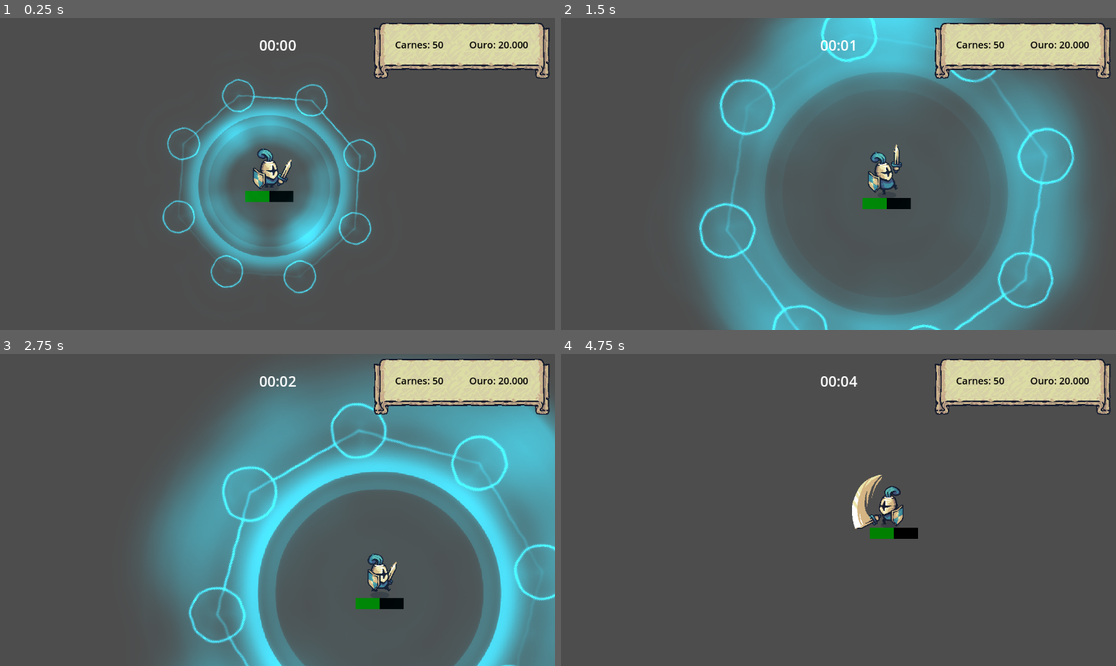
Above: before the commit, frames 1-4 (two rows, left to right).
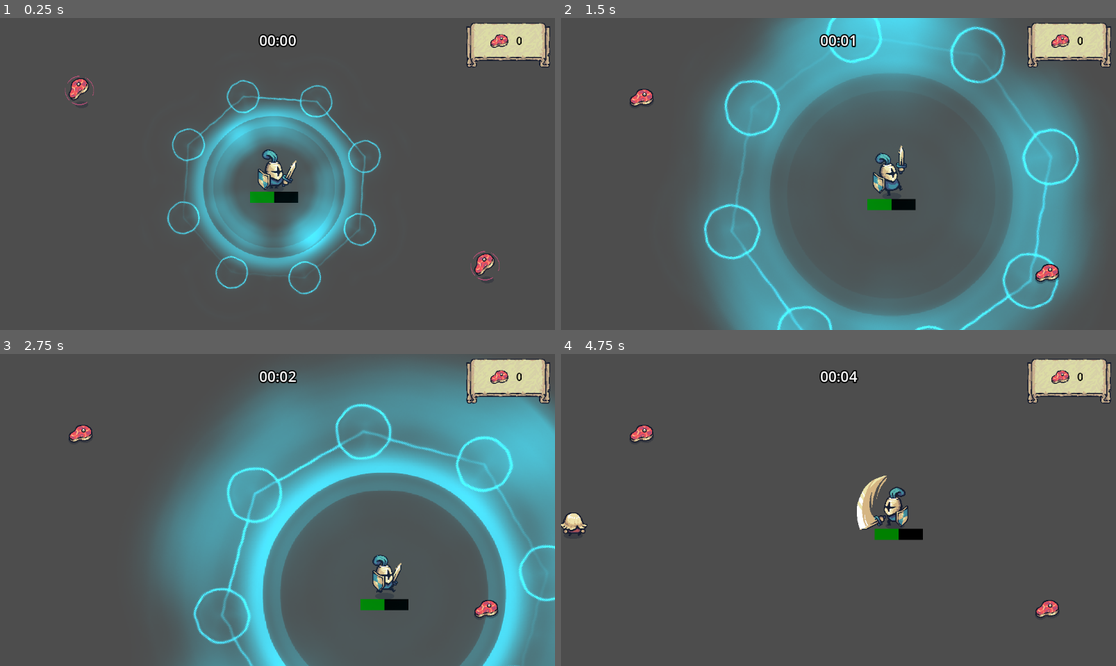
Above: after the commit, the same moments.

Repository: PabloValentin94/Knight_Game
Game: Godot game, scene res://unitary_tests/test_mob_spawner.tscn
Same seed, same stepped clock (60 frames per second), same inputs: the game is played once before the commit and once after it. Before the commit the project starts from res://unitary_tests/test_ui.tscn.
Inputs:
- Up to frame 1 (0.25 s): no input
- Up to frame 2 (1.5 s): hold D (Move_to_Right) 0.53-1.28 s; tap E (Attack) at 0.6, 1.35 s; hold S (Move_to_Down) from 1.28 s (still down)
- Up to frame 3 (2.75 s): release S (Move_to_Down) at 2.03 s; hold D (Move_to_Right) from 2.03 s (still down); tap E (Attack) at 2.1 s
- Up to frame 4 (4.75 s): release D (Move_to_Right) at 2.78 s; hold W (Move_to_Up) 2.78-3.53 s; tap E (Attack) at 2.85, 3.6, 4.35 s; hold A (Move_to_Left) from 3.53 s (still down)

The runs differ from the first frame. In frame 1, 10% of the frame differs, in the area x 11-100%, y 1-89%; in frame 2, 10%; in frame 3, 11%, in the area x 12-100%, y 1-100%; in frame 4, 5.8%.

Commit message:
Adicionando um contador de itens (Carne) coletados a interface de usuário.

Diff:
--- a/global.gd
+++ b/global.gd
@@ -3,4 +3,6 @@
 
 extends Node
 
+var player: Player
+
 var coordenadas_player: Vector2 = Vector2(0,0)
--- a/objects/player/items/life_regenerator.gd
+++ b/objects/player/items/life_regenerator.gd
@@ -3,6 +3,9 @@
 @export var taxa_regeneracao: int = 5
 
 func _ready() -> void:
+
+	# Fazendo com que a função "Invaded_Area" seja executada toda vez
+	# que o evento "Area2D.body_entered" ocorrer.
 
 	$Area_Surgimento.body_entered.connect(Invaded_Area)
 
@@ -14,4 +17,7 @@
 
 		player.Heal(taxa_regeneracao)
 
+		# player.Meat_Collected.emit(taxa_regeneracao)
+		player.Meat_Collected.emit()
+
 		queue_free()
--- a/objects/player/player.gd
+++ b/objects/player/player.gd
@@ -54,11 +54,19 @@
 
 @onready var quadro_animacoes: AnimationPlayer = $Animacoes
 
+# Um Signal é um recurso parecido com uma função e que possui alcance
+# global, ou seja, está disponível em todo o projeto.
+
+# signal Meat_Collected(valor_restaurado_vida: int)
+signal Meat_Collected()
+
 func _ready() -> void:
 
 	barra_vida.max_value = vida_maxima_player
 
 	barra_vida.value = vida_player
+
+	Global.player = self
 
 func _process(delta: float) -> void:
 
@@ -264,6 +272,8 @@
 
 	vida_player += regeneracao
 
+	barra_vida.value += regeneracao
+
 	if vida_player > vida_maxima_player:
 
 		vida_player = vida_maxima_player
--- a/project.godot
+++ b/project.godot
@@ -11,7 +11,7 @@
 [application]
 
 config/name="Knight_Game"
-run/main_scene="res://unitary_tests/test_ui.tscn"
+run/main_scene="res://unitary_tests/test_mob_spawner.tscn"
 config/features=PackedStringArray("4.2", "Forward Plus")
 config/icon="res://icon.svg"
 
--- a/ui/ui.gd
+++ b/ui/ui.gd
@@ -2,7 +2,18 @@
 
 @onready var temporizador: Label = %Temporizador
 
+@onready var ui_quantidade_carne: Label = %Quantidade_Carne
+
+@export var quantidade_carne: int = 0
+
 var tempo_segundos_nao_arredondado: float = 0
+
+func _ready() -> void:
+
+	# Fazendo com que a função "Invaded_Area" seja executada toda vez
+	# que o evento "Area2D.body_entered" ocorrer.
+
+	Global.player.Meat_Collected.connect(Add_Meat)
 
 func _process(delta: float) -> void:
 
@@ -25,3 +36,10 @@
 	# Definindo uma propriedade de texto com um valor formatado.
 
 	temporizador.text = "%02d:%02d" % [minutos, segundos]
+
+# func Add_Meat(valor_regenerado_vida: int) -> void:
+func Add_Meat() -> void:
+
+	quantidade_carne += 1
+
+	ui_quantidade_carne.text = str(quantidade_carne)
--- a/ui/ui.tscn
+++ b/ui/ui.tscn
@@ -1,10 +1,18 @@
-[gd_scene load_steps=6 format=3 uid="uid://snihbqh4sbl3"]
+[gd_scene load_steps=10 format=3 uid="uid://snihbqh4sbl3"]
 
 [ext_resource type="Script" path="res://ui/ui.gd" id="1_1ro6i"]
 [ext_resource type="Texture2D" uid="uid://5ihmkouv1k68" path="res://assets/addons/Tiny_Swords/UI/Banners/Banner_Horizontal.png" id="1_bb1tw"]
+[ext_resource type="Texture2D" uid="uid://dnca7ylw2s1wc" path="res://assets/addons/Tiny_Swords/Resources/Resources/M_Idle_(NoShadow).png" id="3_n58yw"]
+
+[sub_resource type="SystemFont" id="SystemFont_gqf1u"]
+font_names = PackedStringArray("Impact")
+subpixel_positioning = 0
 
 [sub_resource type="LabelSettings" id="LabelSettings_tks44"]
+font = SubResource("SystemFont_gqf1u")
 font_size = 30
+outline_size = 10
+outline_color = Color(0, 0, 0, 1)
 
 [sub_resource type="StyleBoxTexture" id="StyleBoxTexture_wsd5j"]
 texture = ExtResource("1_bb1tw")
@@ -16,9 +24,18 @@
 axis_stretch_vertical = 1
 region_rect = Rect2(32, 48, 128, 128)
 
+[sub_resource type="SystemFont" id="SystemFont_wqs5p"]
+font_names = PackedStringArray("Impact")
+subpixel_positioning = 0
+
 [sub_resource type="LabelSettings" id="LabelSettings_km4ht"]
-font_size = 20
+font = SubResource("SystemFont_wqs5p")
+font_size = 30
 font_color = Color(0, 0, 0, 1)
+
+[sub_resource type="AtlasTexture" id="AtlasTexture_rk5pc"]
+atlas = ExtResource("3_n58yw")
+region = Rect2(40, 48, 56, 56)
 
 [node name="UI" type="CanvasLayer"]
 script = ExtResource("1_1ro6i")
@@ -29,9 +46,9 @@
 anchor_left = 0.5
 anchor_right = 0.5
 offset_left = -38.0
-offset_top = 35.0
+offset_top = 25.0
 offset_right = 38.0
-offset_bottom = 77.0
+offset_bottom = 67.0
 grow_horizontal = 2
 text = "00:00"
 label_settings = SubResource("LabelSettings_tks44")
@@ -42,38 +59,42 @@
 anchors_preset = 1
 anchor_left = 1.0
 anchor_right = 1.0
-offset_left = -377.0
+offset_left = -185.0
 offset_top = 10.0
-offset_right = -10.0
-offset_bottom = 132.0
+offset_right = 49.0
+offset_bottom = 140.0
 grow_horizontal = 0
+scale = Vector2(0.75, 0.75)
+size_flags_horizontal = 8
 theme_override_styles/panel = SubResource("StyleBoxTexture_wsd5j")
 
-[node name="Carne" type="Label" parent="Dados"]
-layout_mode = 1
-anchors_preset = 4
-anchor_top = 0.5
-anchor_bottom = 0.5
-offset_left = 45.0
-offset_top = -30.0
-offset_right = 146.0
-offset_bottom = -2.0
-grow_vertical = 2
-text = "Carnes: 50"
-label_settings = SubResource("LabelSettings_km4ht")
-
-[node name="Ouro" type="Label" parent="Dados"]
+[node name="Quantidade_Carne" type="Label" parent="Dados"]
+unique_name_in_owner = true
 layout_mode = 1
 anchors_preset = 6
 anchor_left = 1.0
 anchor_top = 0.5
 anchor_right = 1.0
 anchor_bottom = 0.5
-offset_left = -168.0
-offset_top = -30.0
-offset_right = -45.0
-offset_bottom = -2.0
+offset_left = -108.0
+offset_top = -35.0
+offset_right = -65.0
+offset_bottom = 3.0
 grow_horizontal = 0
 grow_vertical = 2
-text = "Ouro: 20.000"
+text = "0"
 label_settings = SubResource("LabelSettings_km4ht")
+horizontal_alignment = 1
+vertical_alignment = 1
+
+[node name="Imagem_Carne" type="TextureRect" parent="Dados"]
+layout_mode = 1
+anchors_preset = 4
+anchor_top = 0.5
+anchor_bottom = 0.5
+offset_left = 65.0
+offset_top = -44.0
+offset_right = 121.0
+offset_bottom = 12.0
+grow_vertical = 2
+texture = SubResource("AtlasTexture_rk5pc")
--- a/unitary_tests/test_mob_spawner.tscn
+++ b/unitary_tests/test_mob_spawner.tscn
@@ -1,12 +1,22 @@
-[gd_scene load_steps=3 format=3 uid="uid://dk7qeg3qbxcix"]
+[gd_scene load_steps=5 format=3 uid="uid://dk7qeg3qbxcix"]
 
 [ext_resource type="PackedScene" uid="uid://btens1gyc5qlx" path="res://objects/player/player.tscn" id="1_av202"]
+[ext_resource type="PackedScene" uid="uid://snihbqh4sbl3" path="res://ui/ui.tscn" id="2_bjjbx"]
 [ext_resource type="PackedScene" uid="uid://chc80cv8ocut8" path="res://system/mob_spawner.tscn" id="2_irf7h"]
+[ext_resource type="PackedScene" uid="uid://bjstt1sc1regw" path="res://objects/player/items/meat.tscn" id="3_krsh3"]
 
 [node name="TestMobSpawner" type="Node2D"]
 
 [node name="Player" parent="." instance=ExtResource("1_av202")]
 position = Vector2(569, 351)
 
+[node name="UI" parent="." instance=ExtResource("2_bjjbx")]
+
+[node name="Meat" parent="." instance=ExtResource("3_krsh3")]
+position = Vector2(164, 176)
+
+[node name="Meat2" parent="." instance=ExtResource("3_krsh3")]
+position = Vector2(1006, 540)
+
 [node name="MobSpawner" parent="." instance=ExtResource("2_irf7h")]
 position = Vector2(6, 5)
--- a/unitary_tests/test_ui.tscn
+++ b/unitary_tests/test_ui.tscn
@@ -1,7 +1,8 @@
-[gd_scene load_steps=3 format=3 uid="uid://beadkq6qye4hr"]
+[gd_scene load_steps=4 format=3 uid="uid://beadkq6qye4hr"]
 
 [ext_resource type="PackedScene" uid="uid://btens1gyc5qlx" path="res://objects/player/player.tscn" id="1_4w2mj"]
 [ext_resource type="PackedScene" uid="uid://snihbqh4sbl3" path="res://ui/ui.tscn" id="2_phuyy"]
+[ext_resource type="PackedScene" uid="uid://bjstt1sc1regw" path="res://objects/player/items/meat.tscn" id="3_tm4jj"]
 
 [node name="TestUi" type="Node2D"]
 
@@ -9,3 +10,9 @@
 position = Vector2(559, 349)
 
 [node name="UI" parent="." instance=ExtResource("2_phuyy")]
+
+[node name="Meat" parent="." instance=ExtResource("3_tm4jj")]
+position = Vector2(151, 175)
+
+[node name="Meat2" parent="." instance=ExtResource("3_tm4jj")]
+position = Vector2(992, 540)
